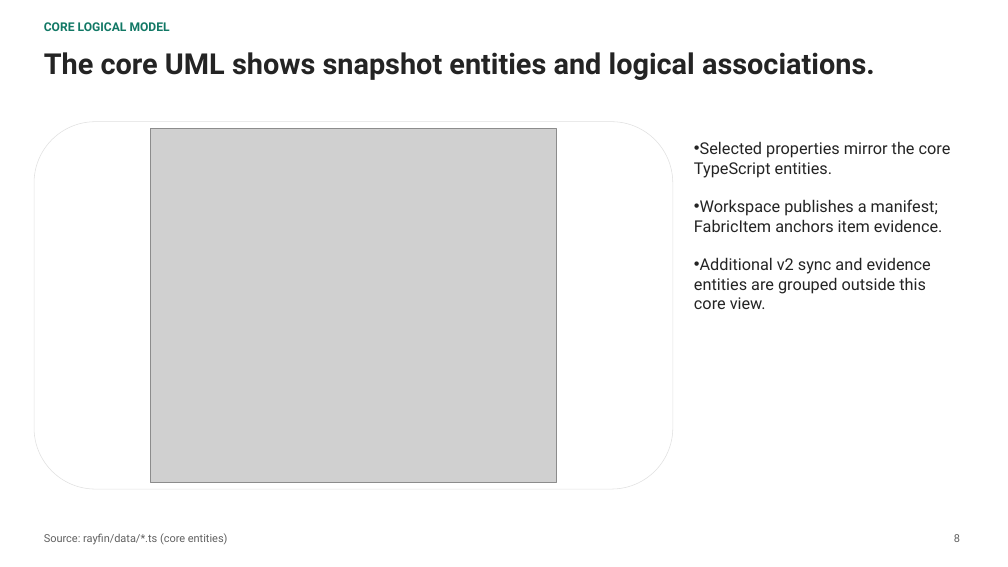
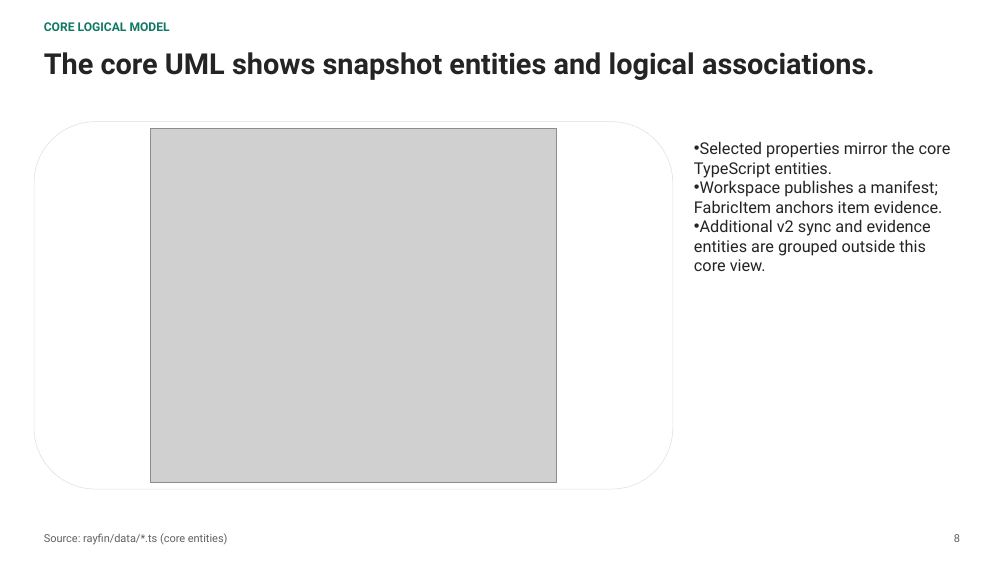
Before and after one commit to fredgis/FabricAtlas, a slide deck: slide 9 of prez/Fabric-Atlas-Dev-Architecture.pptx (slide 8 before the commit). Drawn at 1008x567 pixels with LibreOffice and Linux fonts; fonts in the diff are those of the drawing; grey boxes stand for pictures. Boxes give left, top, right and bottom in pixels: in the first picture for what was removed or moved away, otherwise in the second. Text is boxed around its words. In the diff, an @@ line names an element or a change of style, - is before the commit and + after.

```diff
--- a/prez/Fabric-Atlas-Dev-Architecture.pptx
+++ b/prez/Fabric-Atlas-Dev-Architecture.pptx
@@ text "Selected properties mirror the core ..." at box(694, 141, 951, 271): less space between paragraphs @@
```
Also in this commit, not shown: 5 other slides changed, 1 slide added, 32 other files.
